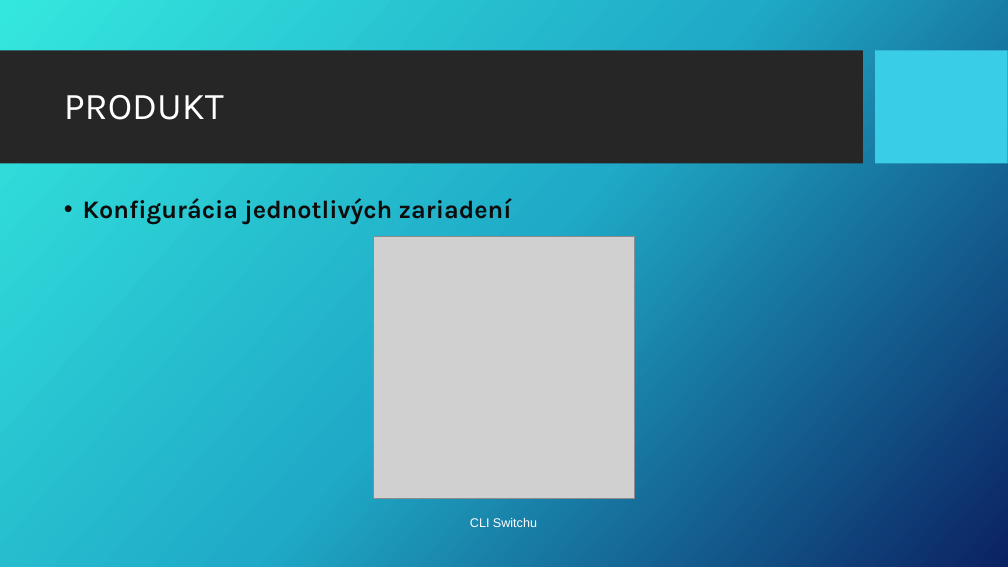
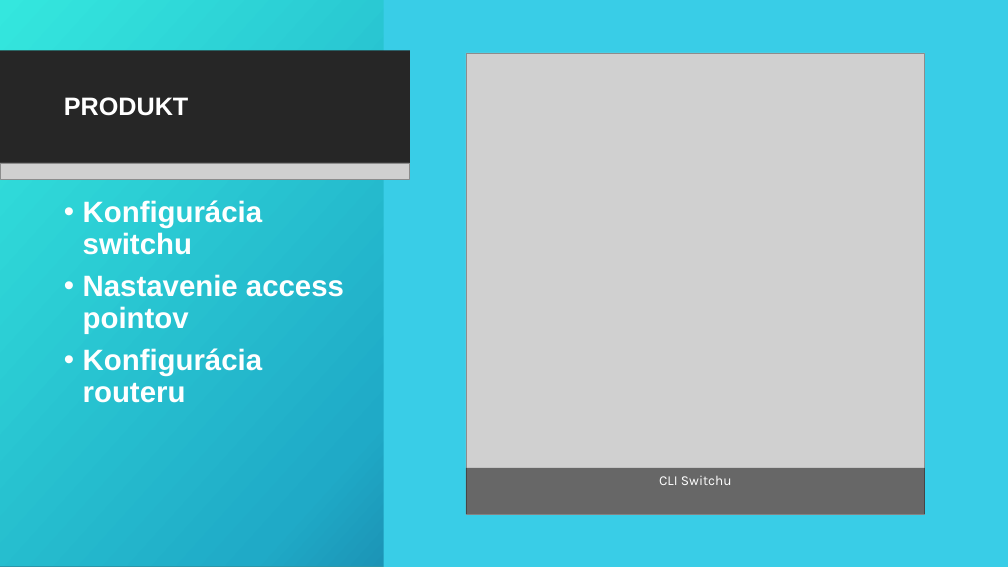
Before and after one commit to GooseNeck22/Tomas-Partl-RP, a slide deck: slide 9 of rocnikova praca prezentacia partl.pptx (slide 8 before the commit). Drawn at 1008x567 pixels with LibreOffice and Linux fonts; fonts in the diff are those of the drawing; grey boxes stand for pictures; background and template pictures are left out. Boxes give left, top, right and bottom in pixels: in the first picture for what was removed or moved away, otherwise in the second. Text is boxed around its words. In the diff, an @@ line names an element or a change of style, - is before the commit and + after.

```diff
--- a/rocnikova praca prezentacia partl.pptx
+++ b/rocnikova praca prezentacia partl.pptx
@@ rectangle added at <box>0,0,1008,567</box>, fill gradient #36E6DD to #21ABC8 to #0C2263, outline #2A98AB 1 pt @@
@@ rectangle added at <box>383,0,1008,567</box>, fill #39CDE7 @@
@@ rectangle added at <box>0,51,410,164</box>, fill #262626 @@
@@ picture: place and size @@
-picture at <box>374,236,634,498</box>
+picture at <box>466,53,925,514</box>
@@ title "PRODUKT" at <box>64,97,189,116</box>: size 36 to 24 pt, font Karla to Arial, bold on @@
@@ picture added at <box>0,163,410,179</box> @@
@@ text at <box>83,200,344,403</box>: text changed; size 24 to 28 pt; font Karla to Arial; text colour #0D0D0D to #FFFFFF @@
-• Konfigurácia jednotlivých zariadení
+• Konfigurácia switchu
+• Nastavenie access pointov
+• Konfigurácia routeru
@@ rectangle "CLI Switchu": place and size @@
-rectangle "CLI Switchu" at <box>470,518,537,527</box>
+rectangle "CLI Switchu" at <box>466,468,925,514</box>
@@ rectangle "CLI Switchu" at <box>466,468,925,514</box>: size 12 to 13 pt, font Arial to Karla; alignment left to centre; more space between paragraphs; fill none to #000000 at 50% opacity @@
```
Also in this commit, not shown: 8 other slides changed, 1 slide added.
